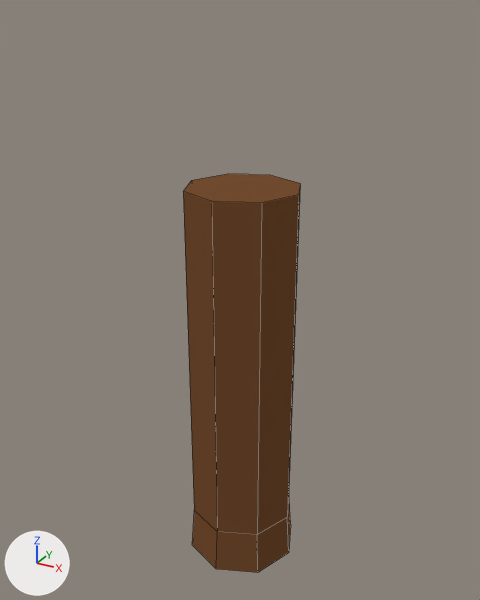
The Blender file Assets/Models/Tree.blend: old version first, new version second.
Both versions are drawn from a camera (50 mm lens) standing at (5.13, -9.44, 8.48) and looking at (-0.12, 0.12, 3.7). Arrows for +X, +Y and +Z are at lower left; the lights stay in place. Mesh edges are drawn as thin lines.
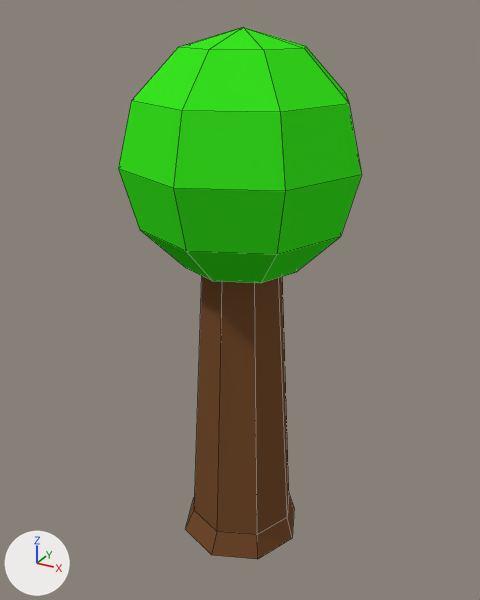
Location of each change, (x1, y1, x2, y2) in pixels of the pictures (480 x 600 px):
'Cylinder', reshaped (108% wider, 33% taller): before (183, 174, 300, 573); after (118, 27, 362, 559)

What the commit changed:
Material 'Leaves' (mat_leaves) is new.
Its base color is (0.0388, 0.8, 0.0136) (green #37e71f).
me_cylinder is used by ob_cylinder; location (0.0, 0.0, 0.0).
me_cylinder had 24 vertices, 18 faces and spanned x -1.06..1.06, y -1.06..1.06, z -1.55..5.79.
me_cylinder now has 65 vertices, 65 faces and spans x -2.0..2.0, y -2.0..2.0, z -1.13..8.21.
Part 1, on me_cylinder:
16 vertices are removed from x -1.06..1.06, y -1.06..1.06, z -1.55..5.79.
18 faces are deleted.
57 vertices are added at x -2.0..2.0, y -2.0..2.0, z -1.13..8.21.
1 new face joins them, mat_lightwood (orange #ffae47).
48 new faces join them, mat_leaves (green #37e71f).
16 new faces join them, mat_wood_001 (brown #754d30).
me_cylinder now uses material mat_leaves (green #37e71f).
